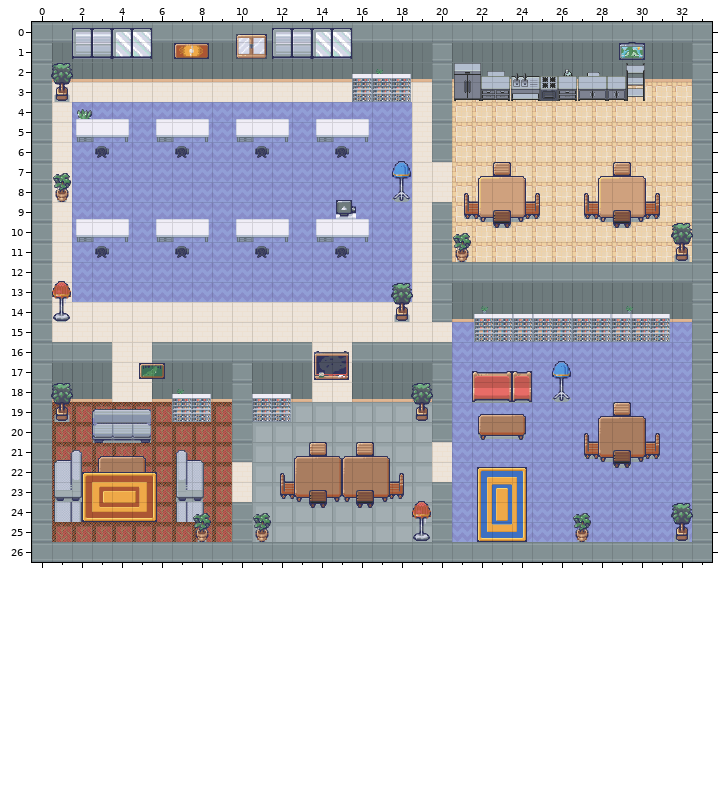
Tiled map (JSON): client/public/assets/maps/town.tmj. This is how it looked before the edit.
Cells are 32x32 px. Shown: x 0..33, y 0..26.
The same view after the edit:
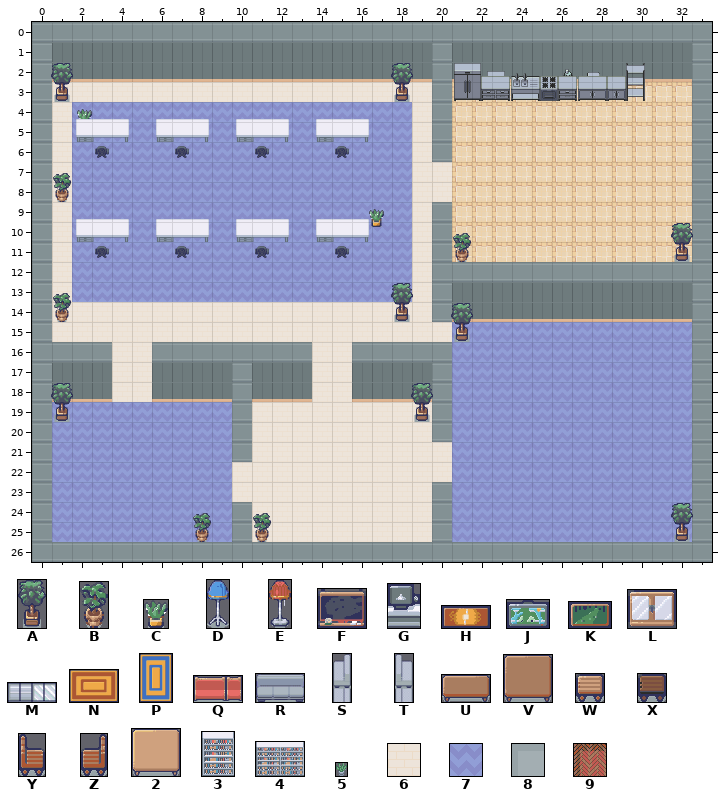
Key: from "props": A 2 "plant_tree", B 3 "plant_small", C 4 "plant_desk", D 5 "lamp_blue", E 6 "lamp_red", F 7 "chalkboard", G 8 "monitor_desk", H 9 "painting_sunset", J 10 "painting_sea", K 11 "painting_forest", L 12 "window", M 13 "window_wide", N 14 "rug_red", P 15 "rug_blue", Q 18 "sofa_red", R 19 "sofa_grey", S 20 "sofa_side_a", T 21 "sofa_side_b", U 22 "coffee_table", V 23 "table_meeting", W 24 "chair_front", X 25 "chair_back", Y 26 "chair_left", Z 27 "chair_right", 2 40 "table_dining", 3 44 "bookshelf_tall", 4 45 "bookshelf_wide", 5 46 "plant_pot"; from "terrain": 6 4, 7 5, 8 18, 9 19.
_ is an empty cell.
Objects are placed by their top-left corner, in cells (3,4 is the top-left corner of cell 3,4); size is 1x1 cell unless given.
Tiles replaced or removed in this view: 8, 9.
Diff:
Changed rows in their new state; . is an unchanged cell.
Layer "ground":
first column x 1:
19 777777777.666666666
20 777777777.666666666
21 777777777.666666666
22 777777777.666666666
23 777777777.666666666
24 777777777.666666666
25 777777777.666666666
Layer "objects":
changed: G "monitor_desk" at 15.2,8.9 size 1x1.4 -> C "plant_desk" at 16.9,9.4 size 0.8x0.9
added: A "plant_tree" at 17.9,2.1 size 1.1x1.9
added: B "plant_small" at 1.1,13.6 size 0.9x1.4
added: A "plant_tree" at 20.9,14.1 size 1.1x1.9
removed: M "window_wide" at 2,0.3 size 4x1.6
removed: H "painting_sunset" at 7.1,1.1 size 1.8x0.8
removed: L "window" at 10.2,0.6 size 1.6x1.2
removed: M "window_wide" at 12,0.3 size 4x1.6
removed: J "painting_sea" at 29.3,1 size 1.3x0.9
removed: 5 "plant_pot" at 17.2,2.3 size 0.3x0.4
removed: 4 "bookshelf_wide" at 17,2.6 size 1.9x1.4
removed: 3 "bookshelf_tall" at 16,2.6 size 1x1.4
removed: W "chair_front" at 23.1,7 size 0.9x0.9
removed: W "chair_front" at 29.1,7 size 0.9x0.9
removed: D "lamp_blue" at 18,6.9 size 0.9x2.1
removed: Y "chair_left" at 21.6,8.6 size 0.8x1.3
removed: Z "chair_right" at 24.6,8.6 size 0.8x1.3
removed: Y "chair_left" at 27.6,8.6 size 0.8x1.3
removed: Z "chair_right" at 30.6,8.6 size 0.8x1.3
removed: 2 "table_dining" at 22.3,7.7 size 2.4x2.3
removed: 2 "table_dining" at 28.3,7.7 size 2.4x2.3
removed: X "chair_back" at 23.1,9.4 size 0.9x0.9
removed: X "chair_back" at 29.1,9.4 size 0.9x0.9
removed: 5 "plant_pot" at 22.4,14.2 size 0.3x0.4
removed: 5 "plant_pot" at 29.7,14.2 size 0.3x0.4
removed: E "lamp_red" at 1,12.9 size 0.9x2.1
removed: 4 "bookshelf_wide" at 22.1,14.6 size 1.9x1.4
removed: 3 "bookshelf_tall" at 24.1,14.6 size 1x1.4
removed: 4 "bookshelf_wide" at 25.1,14.6 size 1.9x1.4
removed: 4 "bookshelf_wide" at 27,14.6 size 1.9x1.4
removed: 3 "bookshelf_tall" at 28.9,14.6 size 1x1.4
removed: 4 "bookshelf_wide" at 29.9,14.6 size 1.9x1.4
removed: K "painting_forest" at 5.3,17.1 size 1.3x0.8
removed: F "chalkboard" at 14.1,16.4 size 1.8x1.4
removed: 5 "plant_pot" at 7.2,18.3 size 0.3x0.4
removed: D "lamp_blue" at 26,16.9 size 0.9x2.1
removed: Q "sofa_red" at 22,17.4 size 3x1.6
removed: W "chair_front" at 29.1,19 size 0.9x0.9
removed: 4 "bookshelf_wide" at 7,18.6 size 1.9x1.4
removed: 4 "bookshelf_wide" at 11,18.6 size 1.9x1.4
removed: U "coffee_table" at 22.3,19.6 size 2.4x1.3
removed: R "sofa_grey" at 3,19.4 size 2.9x1.7
removed: Y "chair_left" at 27.6,20.6 size 0.8x1.3
removed: Z "chair_right" at 30.6,20.6 size 0.8x1.3
removed: W "chair_front" at 13.9,21 size 0.9x0.9
removed: W "chair_front" at 16.2,21 size 0.9x0.9
removed: V "table_meeting" at 28.3,19.7 size 2.4x2.3
removed: X "chair_back" at 29.1,21.4 size 0.9x0.9
removed: U "coffee_table" at 3.3,21.7 size 2.4x1.3
removed: Y "chair_left" at 12.4,22.6 size 0.8x1.3
removed: Z "chair_right" at 17.8,22.6 size 0.8x1.3
removed: V "table_meeting" at 13.1,21.7 size 2.4x2.3
removed: V "table_meeting" at 15.5,21.7 size 2.4x2.3
removed: X "chair_back" at 13.9,23.4 size 0.9x0.9
removed: X "chair_back" at 16.2,23.4 size 0.9x0.9
removed: N "rug_red" at 2.5,22.5 size 3.8x2.5
removed: S "sofa_side_a" at 1.1,21.4 size 1.4x3.6
removed: T "sofa_side_b" at 7.2,21.4 size 1.4x3.6
removed: P "rug_blue" at 22.2,22.2 size 2.5x3.8
removed: B "plant_small" at 27.1,24.6 size 0.9x1.4
removed: E "lamp_red" at 19,23.9 size 0.9x2.1
